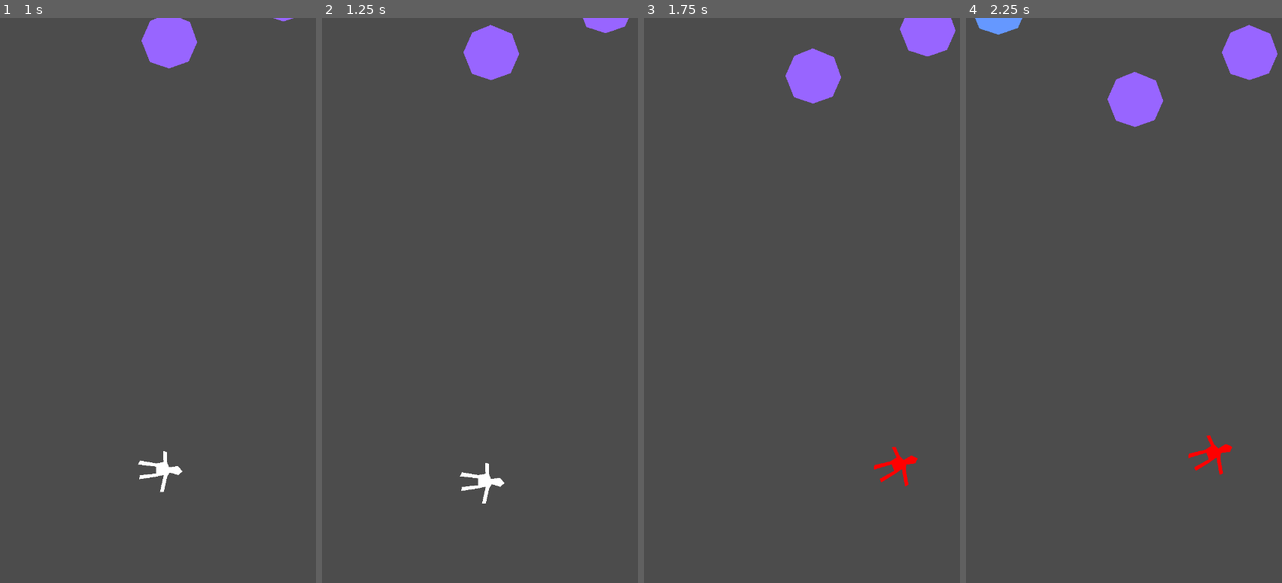
Above: before the commit, frames 1-4 (left to right).
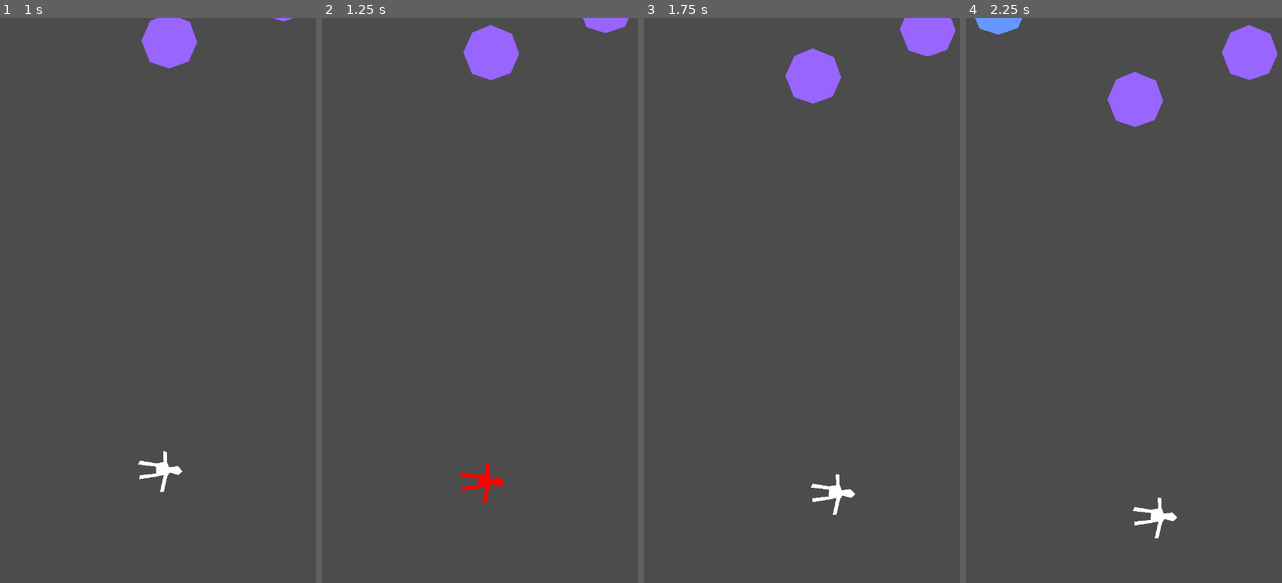
Above: after the commit, the same moments.

Repository: algch/ladrillos
Game: Godot game, scene res://main.tscn
Same seed, same stepped clock (60 frames per second), same inputs: the game is played once before the commit and once after it.
Inputs (mouse positions are in pixels of both pictures, inside the frame that each line leads up to):
- Up to frame 1 (1 s): move the mouse to (227, 289) at 0.52 s; press the mouse at (227, 289) at 0.53 s
- Up to frame 2 (1.25 s): no input
- Up to frame 3 (1.75 s): move the mouse to (729, 345) at 1.27 s; release the mouse at (729, 345) at 1.28 s; click (729, 345) at 1.35 s
- Up to frame 4 (2.25 s): move the mouse to (1152, 187) at 2.02 s; press the mouse at (1152, 187) at 2.03 s

Frame 1 is identical in both runs. In frame 2, 0.3% of the frame differs, in the area x 43-58%, y 78-86%; in frame 3, 0.6%; in frame 4, 0.6%, in the area x 52-85%, y 73-93%.

Commit message:
color player according to its state

Diff:
--- a/main.tscn
+++ b/main.tscn
@@ -68,6 +68,5 @@
 
 [node name="AudioStreamPlayer" type="AudioStreamPlayer" parent="."]
 stream = ExtResource( 3 )
-autoplay = true
 [connection signal="body_entered" from="turnEnder" to="." method="_on_turnEnder_body_entered"]
 [connection signal="timeout" from="spawnTimer" to="." method="spawn"]
--- a/player.gd
+++ b/player.gd
@@ -5,6 +5,7 @@
 signal player_shooted
 
 var can_shoot = true
+var can_attack = false
 var aim_start = null
 var is_aiming = false
 var can_deal_damage = false
@@ -22,20 +23,36 @@
 	connect("player_shooted", get_parent(), "_on_player_shooted")
 
 func _input(event):
-	if event.is_action_pressed("shoot") and can_shoot:
+	# is idle ?
+	if event.is_action_pressed("shoot") and can_shoot and not is_refreshing:
+		# aiming state
 		can_shoot = false
 		is_aiming = true
 		aim_start = get_global_mouse_position()
+		$attackTimer.start()
+		$polygon.color = Color(1, 1, 1)
 
-	if event.is_action_released("shoot") and not is_refreshing:
-		is_aiming = false
-		can_deal_damage = true
-		is_refreshing = true
-		dir = (aim_start - get_global_mouse_position()).normalized()
-		dir_speed = max_dir_speed
-		$speedDecreaseTimer.start()
-		$polygon.color = Color(1, 0, 0)
-		$refreshTimer.start()
+	if event.is_action_released("shoot"):
+		$attackTimer.stop()
+		if can_attack:
+			# attack state
+			is_aiming = false
+			can_attack = false
+			can_deal_damage = true
+			can_shoot = true
+			dir = (aim_start - get_global_mouse_position()).normalized()
+			dir_speed = max_dir_speed
+			$speedDecreaseTimer.start()
+		else:
+			# idle state
+			dir = Vector2()
+			$attackTimer.stop()
+			can_deal_damage = false
+			can_shoot = true
+			is_refreshing = false
+			can_deal_damage = false
+			is_aiming = false
+			$polygon.color = Color(1, 1, 1)
 
 func _process(delta):
 	update()
@@ -43,11 +60,11 @@
 		$polygon.rotation = (aim_start - get_global_mouse_position()).angle() + PI/2 - rotation
 
 func _draw():
-	if not is_aiming:
-		return
-	var start = aim_start - position
-	var end = get_global_mouse_position() - position
-	draw_line(start, end, Color(1, 1, 1), 2)
+	if is_aiming:
+		var start = aim_start - position
+		var end = get_global_mouse_position() - position
+		draw_line(start, end, Color(1, 1, 1), 2)
+
 
 func _physics_process(delta):
 	var dir_motion = dir * dir_speed
@@ -60,11 +77,14 @@
 			collision.collider.handle_collision(-dir, dir_speed)
 
 		if collision.collider.has_method("deal_damage") and can_deal_damage:
+			# refreshing state
+			is_refreshing = true
+			$refreshTimer.start()
+			$polygon.color = Color(0, 0, 1)
 			var destroyed = collision.collider.deal_damage()
 			if destroyed:
 				dir = prev_dir
 			can_deal_damage = false
-			$polygon.color = Color(1, 1, 1)
 
 func _on_speedDecreaseTimer_timeout():
 	$speedDecreaseTimer.stop()
@@ -78,3 +98,10 @@
 func _on_refreshTimer_timeout():
 	can_shoot = true
 	is_refreshing = false
+	can_deal_damage = false
+	$polygon.color = Color(0, 0, 1)
+
+
+func _on_attackTimer_timeout():
+	can_attack = true
+	$polygon.color = Color(1, 0, 0)
--- a/player.tscn
+++ b/player.tscn
@@ -19,5 +19,9 @@
 wait_time = 0.25
 
 [node name="refreshTimer" type="Timer" parent="."]
+
+[node name="attackTimer" type="Timer" parent="."]
+wait_time = 0.5
 [connection signal="timeout" from="speedDecreaseTimer" to="." method="_on_speedDecreaseTimer_timeout"]
 [connection signal="timeout" from="refreshTimer" to="." method="_on_refreshTimer_timeout"]
+[connection signal="timeout" from="attackTimer" to="." method="_on_attackTimer_timeout"]
Not shown, added: export_presets.cfg
